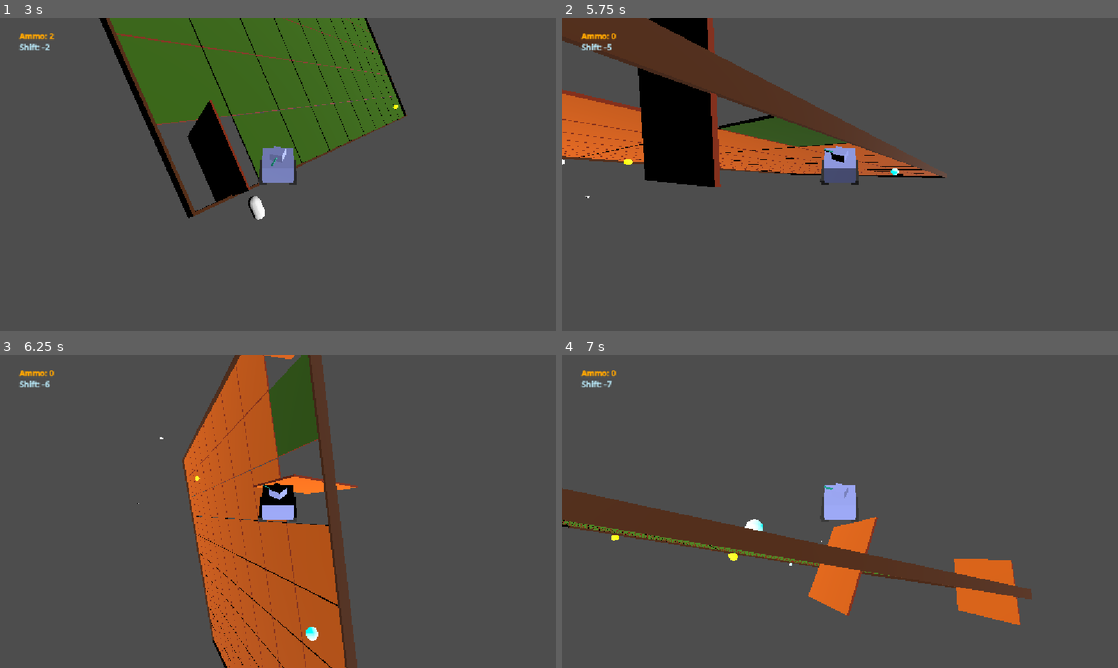
Above: before the commit, frames 1-4 (two rows, left to right).
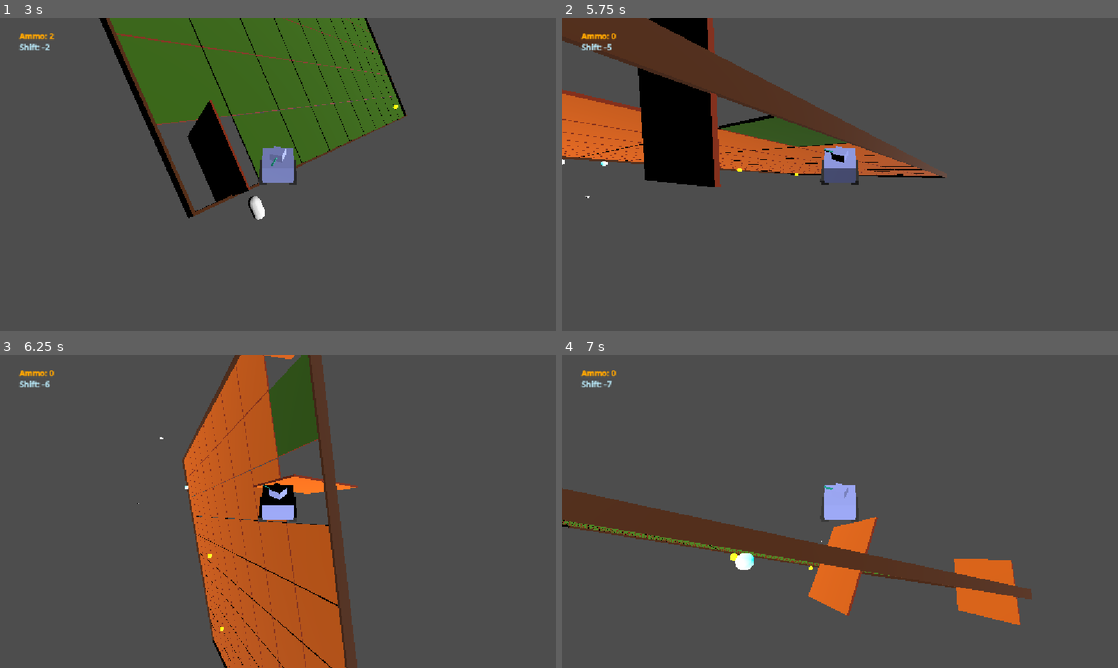
Above: after the commit, the same moments.

Repository: Grihgrix/Tank_Shift
Game: Godot game, scene res://Game scenes/Main_game_scene.tscn
Same seed, same stepped clock (60 frames per second), same inputs: the game is played once before the commit and once after it.
Inputs (mouse positions are in pixels of both pictures, inside the frame that each line leads up to):
- Up to frame 1 (3 s): tap Enter (ui_accept) at 0.5, 0.77, 1.52 s; move the mouse to (55, 55) at 0.52 s; hold Right (ui_right) 0.53-1.28 s; right-click (55, 55) at 0.6 s; click (55, 55) at 0.67 s; move the mouse to (166, 190) at 1.27 s; hold Down (ui_down) 1.28-2.03 s; click (166, 190) at 1.35 s; move the mouse to (333, 105) at 2.02 s; hold Right (ui_right) 2.03-2.78 s; right-click (333, 105) at 2.1 s; move the mouse to (250, 237) at 2.77 s; hold Up (ui_up) from 2.78 s (still down); click (250, 237) at 2.85 s
- Up to frame 2 (5.75 s): tap Enter (ui_accept) at 3.02, 3.77, 4.52 s; move the mouse to (1006, 221) at 3.52 s; release Up (ui_up) at 3.53 s; hold Left (ui_left) 3.53-5.03 s; right-click (1006, 221) at 3.6 s; move the mouse to (617, 55) at 4.27 s; click (617, 55) at 4.35 s; hold Down (ui_down) from 5.03 s (still down); right-click (617, 55) at 5.1 s; click (617, 55) at 5.17 s
- Up to frame 3 (6.25 s): move the mouse to (194, 433) at 5.77 s; release Down (ui_down) at 5.78 s; hold Right (ui_right) from 5.78 s (still down); click (194, 433) at 5.85 s; tap Enter (ui_accept) at 6.02 s
- Up to frame 4 (7 s): move the mouse to (617, 392) at 6.52 s; release Right (ui_right) at 6.53 s; hold Up (ui_up) from 6.53 s (still down); right-click (617, 392) at 6.6 s; click (617, 392) at 6.67 s; tap Enter (ui_accept) at 6.77 s

Frame 1 is identical in both runs. In frame 2, less than 0.1% of the frame differs, in the area x 7-61%, y 45-51%; in frame 3, 0.1%; in frame 4, 0.3%, in the area x 8-46%, y 52-69%.

Commit message:
Prepare a random terrain maker

Diff:
--- /dev/null
+++ b/Game scenes/Terrain scenes/bush.tscn
@@ -0,0 +1,83 @@
+[gd_scene format=3 uid="uid://bpsp568epha1m"]
+
+[sub_resource type="SphereMesh" id="SphereMesh_g1mxi"]
+
+[sub_resource type="StandardMaterial3D" id="StandardMaterial3D_ny6j7"]
+albedo_color = Color(0.06994911, 0.33833486, 0.015943456, 1)
+
+[node name="Bush" type="Node3D" unique_id=1150401529]
+
+[node name="MeshInstance3D" type="MeshInstance3D" parent="." unique_id=257424396]
+transform = Transform3D(0.3, 0, 0, 0, 0.3, 0, 0, 0, 0.3, 0, 0.12726109, 0)
+mesh = SubResource("SphereMesh_g1mxi")
+surface_material_override/0 = SubResource("StandardMaterial3D_ny6j7")
+
+[node name="MeshInstance3D2" type="MeshInstance3D" parent="." unique_id=1971587451]
+transform = Transform3D(0.3, 0, 0, 0, 0.3, 0, 0, 0, 0.3, 0, 0.12726109, 0.13058352)
+mesh = SubResource("SphereMesh_g1mxi")
+surface_material_override/0 = SubResource("StandardMaterial3D_ny6j7")
+
+[node name="MeshInstance3D3" type="MeshInstance3D" parent="." unique_id=755500080]
+transform = Transform3D(0.3, 0, 0, 0, 0.3, 0, 0, 0, 0.3, 0.1373783, 0.12726109, 0)
+mesh = SubResource("SphereMesh_g1mxi")
+surface_material_override/0 = SubResource("StandardMaterial3D_ny6j7")
+
+[node name="MeshInstance3D4" type="MeshInstance3D" parent="." unique_id=1571323632]
+transform = Transform3D(0.3, 0, 0, 0, 0.3, 0, 0, 0, 0.3, 0.107105166, 0.12726109, 0.07522254)
+mesh = SubResource("SphereMesh_g1mxi")
+surface_material_override/0 = SubResource("StandardMaterial3D_ny6j7")
+
+[node name="MeshInstance3D5" type="MeshInstance3D" parent="." unique_id=714813600]
+transform = Transform3D(0.3, 0, 0, 0, 0.3, 0, 0, 0, 0.3, 0.060465477, 0.18696694, 0.05064833)
+mesh = SubResource("SphereMesh_g1mxi")
+surface_material_override/0 = SubResource("StandardMaterial3D_ny6j7")
+
+[node name="Samll_Mesh" type="MeshInstance3D" parent="." unique_id=1506019886]
+transform = Transform3D(0.10000001, 0, 0, 0, 0.10000001, 0, 0, 0, 0.10000001, -0.01314501, 0.28652802, 0)
+mesh = SubResource("SphereMesh_g1mxi")
+surface_material_override/0 = SubResource("StandardMaterial3D_ny6j7")
+
+[node name="Samll_Mesh2" type="MeshInstance3D" parent="." unique_id=2004119798]
+transform = Transform3D(0.10000001, 0, 0, 0, 0.10000001, 0, 0, 0, 0.10000001, -0.01314501, 0.24776654, 0.11886285)
+mesh = SubResource("SphereMesh_g1mxi")
+surface_material_override/0 = SubResource("StandardMaterial3D_ny6j7")
+
+[node name="Samll_Mesh3" type="MeshInstance3D" parent="." unique_id=467392108]
+transform = Transform3D(0.10000001, 0, 0, 0, 0.10000001, 0, 0, 0, 0.10000001, 0.10318645, 0.28652802, 0)
+mesh = SubResource("SphereMesh_g1mxi")
+surface_material_override/0 = SubResource("StandardMaterial3D_ny6j7")
+
+[node name="Samll_Mesh4" type="MeshInstance3D" parent="." unique_id=1640376573]
+transform = Transform3D(0.10000001, 0, 0, 0, 0.10000001, 0, 0, 0, 0.10000001, 0.22906935, 0.15273063, 0.09997063)
+mesh = SubResource("SphereMesh_g1mxi")
+surface_material_override/0 = SubResource("StandardMaterial3D_ny6j7")
+
+[node name="Samll_Mesh5" type="MeshInstance3D" parent="." unique_id=2112847940]
+transform = Transform3D(0.10000001, 0, 0, 0, 0.10000001, 0, 0, 0, 0.10000001, -0.01314501, 0.115713224, -0.1279788)
+mesh = SubResource("SphereMesh_g1mxi")
+surface_material_override/0 = SubResource("StandardMaterial3D_ny6j7")
+
+[node name="Samll_Mesh6" type="MeshInstance3D" parent="." unique_id=2143369434]
+transform = Transform3D(0.10000001, 0, 0, 0, 0.10000001, 0, 0, 0, 0.10000001, 0.16193675, 0.20549497, -0.11011849)
+mesh = SubResource("SphereMesh_g1mxi")
+surface_material_override/0 = SubResource("StandardMaterial3D_ny6j7")
+
+[node name="Samll_Mesh7" type="MeshInstance3D" parent="." unique_id=909234920]
+transform = Transform3D(0.10000001, 0, 0, 0, 0.10000001, 0, 0, 0, 0.10000001, -0.11111303, 0.17175314, 0)
+mesh = SubResource("SphereMesh_g1mxi")
+surface_material_override/0 = SubResource("StandardMaterial3D_ny6j7")
+
+[node name="Samll_Mesh8" type="MeshInstance3D" parent="." unique_id=2045112864]
+transform = Transform3D(0.10000001, 0, 0, 0, 0.10000001, 0, 0, 0, 0.10000001, -0.111113034, 0.11403081, 0.16820094)
+mesh = SubResource("SphereMesh_g1mxi")
+surface_material_override/0 = SubResource("StandardMaterial3D_ny6j7")
+
+[node name="Samll_Mesh9" type="MeshInstance3D" parent="." unique_id=363225414]
+transform = Transform3D(0.10000001, 0, 0, 0, 0.10000001, 0, 0, 0, 0.10000001, 0.089450106, 0.21899506, 0.15717292)
+mesh = SubResource("SphereMesh_g1mxi")
+surface_material_override/0 = SubResource("StandardMaterial3D_ny6j7")
+
+[node name="Samll_Mesh10" type="MeshInstance3D" parent="." unique_id=776078795]
+transform = Transform3D(0.10000001, 0, 0, 0, 0.10000001, 0, 0, 0, 0.10000001, 0.020474752, 0.18248682, 0.21366553)
+mesh = SubResource("SphereMesh_g1mxi")
+surface_material_override/0 = SubResource("StandardMaterial3D_ny6j7")
--- /dev/null
+++ b/Game scenes/Terrain scenes/bushy_plain_landscape.tscn
@@ -0,0 +1,14 @@
+[gd_scene format=3 uid="uid://rpse8bbxdrl3"]
+
+[ext_resource type="PackedScene" uid="uid://bpsp568epha1m" path="res://Game scenes/Terrain scenes/bush.tscn" id="1_s24m5"]
+
+[node name="Bushy_plain" type="Node3D" unique_id=868323327]
+
+[node name="Bush1" parent="." unique_id=1150401529 instance=ExtResource("1_s24m5")]
+transform = Transform3D(1, 0, 0, 0, 1, 0, 0, 0, 1, 0.09393525, 0, 0.37772855)
+
+[node name="Bush2" parent="." unique_id=1259999220 instance=ExtResource("1_s24m5")]
+transform = Transform3D(1, 0, 0, 0, 1, 0, 0, 0, 1, -0.7241079, 0, -0.825161)
+
+[node name="Bush3" parent="." unique_id=946893104 instance=ExtResource("1_s24m5")]
+transform = Transform3D(1, 0, 0, 0, 1, 0, 0, 0, 1, 0.38420057, 0, -0.5396745)
--- /dev/null
+++ b/Game scenes/Terrain scenes/forest_landscape.tscn
@@ -0,0 +1,22 @@
+[gd_scene format=3 uid="uid://bfmrqnuo81m6j"]
+
+[ext_resource type="PackedScene" uid="uid://cy2e64duypdw2" path="res://Game scenes/Terrain scenes/tree.tscn" id="1_xy1fu"]
+
+[node name="Forest_landscape" type="Node3D" unique_id=126152373]
+
+[node name="Tree1" parent="." unique_id=1373525873 instance=ExtResource("1_xy1fu")]
+
+[node name="Tree2" parent="." unique_id=1962657790 instance=ExtResource("1_xy1fu")]
+transform = Transform3D(1, 0, 0, 0, 1, 0, 0, 0, 1, 0.61907053, 0, 0.3034401)
+
+[node name="Tree3" parent="." unique_id=1636035262 instance=ExtResource("1_xy1fu")]
+transform = Transform3D(1, 0, 0, 0, 1, 0, 0, 0, 1, 0.61907053, 0, -0.6402289)
+
+[node name="Tree4" parent="." unique_id=38258437 instance=ExtResource("1_xy1fu")]
+transform = Transform3D(1, 0, 0, 0, 1, 0, 0, 0, 1, -0.5373682, 0, 0.3034401)
+
+[node name="Tree5" parent="." unique_id=163790501 instance=ExtResource("1_xy1fu")]
+transform = Transform3D(1, 0, 0, 0, 1, 0, 0, 0, 1, -0.4330556, 0, -0.8498342)
+
+[node name="Tree6" parent="." unique_id=937479540 instance=ExtResource("1_xy1fu")]
+transform = Transform3D(1, 0, 0, 0, 1, 0, 0, 0, 1, -0.8171136, 0, 0)
--- /dev/null
+++ b/Game scenes/Terrain scenes/plain_landscape.tscn
@@ -0,0 +1,3 @@
+[gd_scene format=3 uid="uid://dnfv7825pdb6m"]
+
+[node name="Plain_landscape" type="Node3D" unique_id=2063042265]
--- a/Game scenes/Terrain scenes/terrain_tile.gd
+++ b/Game scenes/Terrain scenes/terrain_tile.gd
@@ -6,6 +6,42 @@
 
 var rotation_z_target:float
 var tile_shift_triggered:bool = false
+
+# Preload landscapes
+const FOREST_LANDSCAPE = preload("uid://bfmrqnuo81m6j")
+const PLAIN_LANDSCAPE = preload("uid://dnfv7825pdb6m")
+const UNPASSABLE_LANDSCAPE_X = preload("uid://co6x1fbkfw42w")
+const UNPASSABLE_LANDSCAPE_Y = preload("uid://ckth1hvf2wl43")
+const BUSHY_PLAIN_LANDSCAPE = preload("uid://rpse8bbxdrl3")
+
+@onready var landscapes_dict:Dictionary = {
+	0: PLAIN_LANDSCAPE
+	, 1: FOREST_LANDSCAPE
+	, 2: UNPASSABLE_LANDSCAPE_X
+	, 3: UNPASSABLE_LANDSCAPE_Y
+	, 4: BUSHY_PLAIN_LANDSCAPE
+	}
+
+@onready var landscapes_array:Array = range(landscapes_dict.size())
+
+# Landscape nodes that will host one of the landscapes
+@onready var Upside_landscape = $Upside_MeshInstance3D/Landscape_Node3D
+@onready var Downside_landscape = $Downside_MeshInstance3D2/Landscape_Node3D
+
+
+func _ready():
+	# Pick a random upside landscape
+	var upside_landscape_key = landscapes_array.pick_random()
+
+	# Ensure the landscape used previously is not reused for bottom
+	# Only expception for plains (0)
+	var landscape_filtered_array:Array
+	for key in landscapes_array:
+		if key != upside_landscape_key or key == 0:
+			landscape_filtered_array.append(key)
+
+	# Pick a downside landscape
+	var downside_landscape_key = landscape_filtered_array.pick_random()
 
 
 # Called every frame. 'delta' is the elapsed time since the previous frame.
--- a/Game scenes/Terrain scenes/terrain_tile.tscn
+++ b/Game scenes/Terrain scenes/terrain_tile.tscn
@@ -45,10 +45,14 @@
 mesh = SubResource("PlaneMesh_44mry")
 surface_material_override/0 = SubResource("StandardMaterial3D_i4gw7")
 
+[node name="Landscape_Node3D" type="Node3D" parent="Upside_MeshInstance3D" unique_id=1792919866]
+
 [node name="Downside_MeshInstance3D2" type="MeshInstance3D" parent="." unique_id=282016631]
 transform = Transform3D(-3, 4.5298742e-07, 0, -4.5298742e-07, -3, 0, 0, 0, 3, 0, -0.05, 0)
 mesh = SubResource("PlaneMesh_f7ppj")
 surface_material_override/0 = SubResource("StandardMaterial3D_bewgv")
+
+[node name="Landscape_Node3D" type="Node3D" parent="Downside_MeshInstance3D2" unique_id=542764185]
 
 [node name="Cadre_Node3D" type="Node3D" parent="." unique_id=884177635]
 
--- /dev/null
+++ b/Game scenes/Terrain scenes/tile_size_hedge.tscn
@@ -0,0 +1,18 @@
+[gd_scene format=3 uid="uid://bkb87vbn55kam"]
+
+[sub_resource type="BoxMesh" id="BoxMesh_f7ppj"]
+
+[sub_resource type="StandardMaterial3D" id="StandardMaterial3D_qq35n"]
+albedo_color = Color(0.122547455, 0.2514293, 2.4065375e-08, 1)
+
+[sub_resource type="BoxShape3D" id="BoxShape3D_wltj5"]
+
+[node name="Tile_size_hedge" type="Area3D" unique_id=1489556219]
+transform = Transform3D(2, 0, 0, 0, 0.5, 0, 0, 0, 0.2, 0, 0, 0)
+
+[node name="MeshInstance3D" type="MeshInstance3D" parent="." unique_id=1544587050]
+mesh = SubResource("BoxMesh_f7ppj")
+surface_material_override/0 = SubResource("StandardMaterial3D_qq35n")
+
+[node name="CollisionShape3D" type="CollisionShape3D" parent="." unique_id=1802937919]
+shape = SubResource("BoxShape3D_wltj5")
--- /dev/null
+++ b/Game scenes/Terrain scenes/tree.tscn
@@ -0,0 +1,31 @@
+[gd_scene format=3 uid="uid://cy2e64duypdw2"]
+
+[sub_resource type="SphereMesh" id="SphereMesh_bewgv"]
+
+[sub_resource type="StandardMaterial3D" id="StandardMaterial3D_2wda1"]
+albedo_color = Color(0.11599357, 0.311351, 0, 1)
+
+[sub_resource type="CylinderMesh" id="CylinderMesh_wltj5"]
+
+[sub_resource type="StandardMaterial3D" id="StandardMaterial3D_n6dmr"]
+albedo_color = Color(0.4640153, 0.16637677, 1.4439226e-07, 1)
+
+[sub_resource type="CylinderShape3D" id="CylinderShape3D_wltj5"]
+
+[node name="Tree" type="Node3D" unique_id=1373525873]
+
+[node name="Tree_Top_Mesh" type="MeshInstance3D" parent="." unique_id=346616040]
+transform = Transform3D(1.3, 0, 0, 0, 0.7, 0, 0, 0, 1.3, 0, 1.3086026, 0)
+mesh = SubResource("SphereMesh_bewgv")
+surface_material_override/0 = SubResource("StandardMaterial3D_2wda1")
+
+[node name="Trunk" type="Area3D" parent="." unique_id=1299459396]
+
+[node name="Tree_trunk_Mesh" type="MeshInstance3D" parent="Trunk" unique_id=1124817397]
+transform = Transform3D(0.10000001, 0, 0, 0, 0.5, 0, 0, 0, 0.10000001, 0, 0.49999997, 0)
+mesh = SubResource("CylinderMesh_wltj5")
+surface_material_override/0 = SubResource("StandardMaterial3D_n6dmr")
+
+[node name="CollisionShape3D" type="CollisionShape3D" parent="Trunk" unique_id=677777445]
+transform = Transform3D(0.10000001, 0, 0, 0, 0.5, 0, 0, 0, 0.10000001, 0, 0.49999997, 0)
+shape = SubResource("CylinderShape3D_wltj5")
--- /dev/null
+++ b/Game scenes/Terrain scenes/unpassable_landscape_x.tscn
@@ -0,0 +1,8 @@
+[gd_scene format=3 uid="uid://co6x1fbkfw42w"]
+
+[ext_resource type="PackedScene" uid="uid://bkb87vbn55kam" path="res://Game scenes/Terrain scenes/tile_size_hedge.tscn" id="1_hs7k1"]
+
+[node name="Unpassable_landscape_x" type="Node3D" unique_id=1879398572]
+
+[node name="Tile_size_hedge" parent="." unique_id=1177526376 instance=ExtResource("1_hs7k1")]
+transform = Transform3D(2, 0, 0, 0, 0.5, 0, 0, 0, 0.2, 0, 0.25, 0)
--- /dev/null
+++ b/Game scenes/Terrain scenes/unpassable_landscape_y.tscn
@@ -0,0 +1,8 @@
+[gd_scene format=3 uid="uid://ckth1hvf2wl43"]
+
+[ext_resource type="PackedScene" uid="uid://bkb87vbn55kam" path="res://Game scenes/Terrain scenes/tile_size_hedge.tscn" id="1_j3ba7"]
+
+[node name="Unpassable_landscape_y" type="Node3D" unique_id=792482370]
+
+[node name="Tile_size_hedge" parent="." unique_id=1177526376 instance=ExtResource("1_j3ba7")]
+transform = Transform3D(-8.742278e-08, 0, 0.2, 0, 0.5, 0, -2, 0, -8.742278e-09, 0, 0.25, 0)
